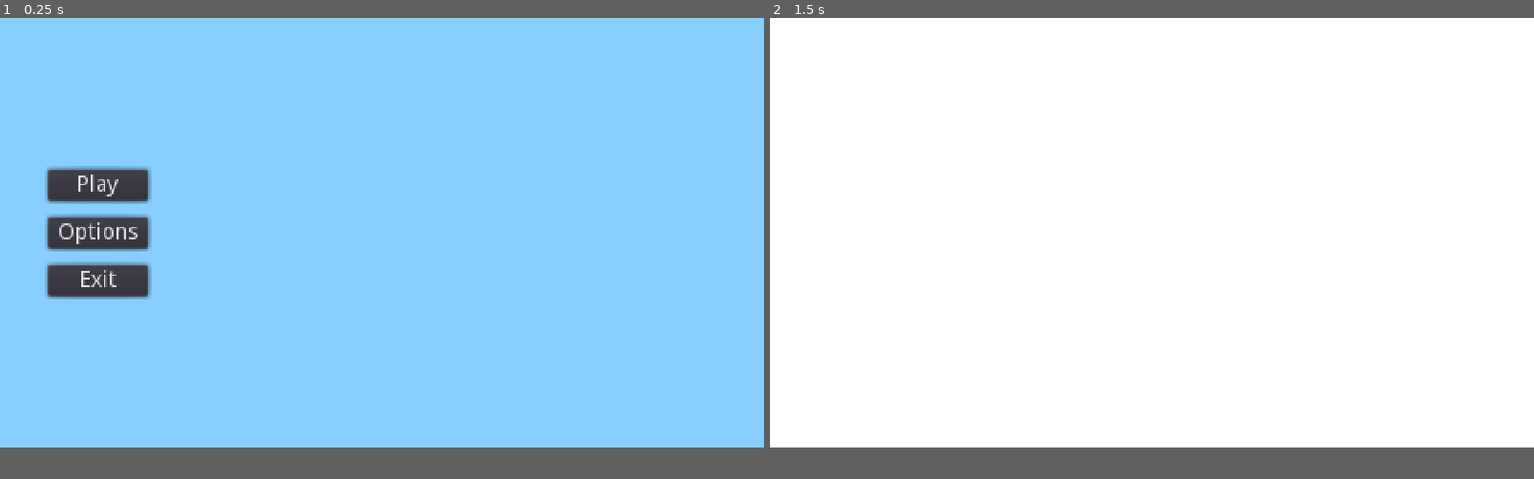
Above: before the commit, frames 1-2 (left to right).
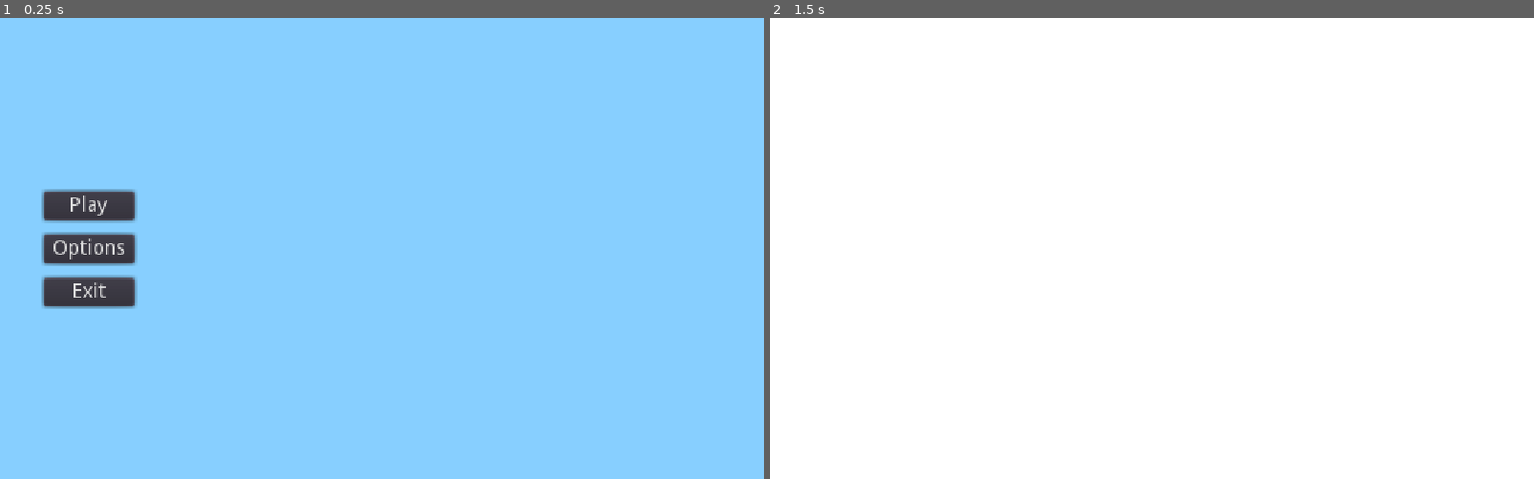
Above: after the commit, the same moments.

Repository: Lemonbrush/ProjectX
Game: Godot game, scene res://UI/GameMenu/GameMenu.tscn
The game is run twice, just before and just after one commit, with the same random seed, the same clock (stepped at 60 frames per second) and the same inputs.
Inputs (mouse positions are in pixels of both pictures, inside the frame that each line leads up to):
- Up to frame 1 (0.25 s): no input
- Up to frame 2 (1.5 s): click "Play" at 0.5 s; tap Enter at 1.25 s; move the mouse to (1320, 211) at 1.27 s; hold D (right) from 1.28 s (still down); hold W (jump) from 1.28 s (still down)
In our replay, the window is 800x450 before the commit and 800x483 after it. These sizes can differ from the game's own. Grey fills any space a smaller window leaves; there, only what the larger window draws over its background counts as a difference.

The runs differ from the first frame. In frame 1, 3.4% of the frame differs, in the area x 5-20%, y 32-64%; in frame 2, only the window size differs.

Commit message:
add background clouds

Diff:
--- a/Levels/Demo_world/DemoWorld.tscn
+++ b/Levels/Demo_world/DemoWorld.tscn
@@ -14,6 +14,7 @@
 [ext_resource path="res://Levels/Demo_world/LoveGate/Gates.tscn" type="PackedScene" id=12]
 [ext_resource path="res://Assets/Decorations/Resources/dancing_flowers.tres" type="Texture" id=13]
 [ext_resource path="res://Assets/BackgroundGradients/BackgroundGradient1.png" type="Texture" id=14]
+[ext_resource path="res://Scenes/Clouds.tscn" type="PackedScene" id=15]
 
 [sub_resource type="Animation" id=35]
 resource_name = "Gate_opening_cut_scene"
@@ -143,7 +144,7 @@
 extents = Vector2( 7, 7 )
 
 [sub_resource type="RectangleShape2D" id=15]
-extents = Vector2( 7.5, 41 )
+extents = Vector2( 7.5, 39 )
 
 [sub_resource type="RectangleShape2D" id=18]
 extents = Vector2( 10, 58.5 )
@@ -590,18 +591,6 @@
 [node name="WorldEnvironment" type="WorldEnvironment" parent="."]
 environment = SubResource( 30 )
 
-[node name="ParallaxBackground" type="ParallaxBackground" parent="."]
-scroll_limit_end = Vector2( 0, 270 )
-
-[node name="ParallaxLayer" type="ParallaxLayer" parent="ParallaxBackground"]
-motion_mirroring = Vector2( 480, 0 )
-
-[node name="Sprite" type="Sprite" parent="ParallaxBackground/ParallaxLayer"]
-position = Vector2( 0, -1 )
-scale = Vector2( 0.5, 0.483 )
-texture = ExtResource( 14 )
-centered = false
-
 [node name="Camera2D" type="Camera2D" parent="."]
 pause_mode = 2
 position = Vector2( -413, -12 )
@@ -612,6 +601,20 @@
 script = ExtResource( 7 )
 backgroundColor = Color( 0.6, 0.776471, 0.909804, 1 )
 
+[node name="Clouds" parent="Camera2D" instance=ExtResource( 15 )]
+position = Vector2( -2, -19 )
+
+[node name="ParallaxBackground" type="ParallaxBackground" parent="."]
+scroll_limit_end = Vector2( 0, 320 )
+
+[node name="ParallaxLayer" type="ParallaxLayer" parent="ParallaxBackground"]
+motion_mirroring = Vector2( 530, 0 )
+
+[node name="Sprite" type="Sprite" parent="ParallaxBackground/ParallaxLayer"]
+scale = Vector2( 0.573, 0.568384 )
+texture = ExtResource( 14 )
+centered = false
+
 [node name="Gates" parent="." groups=["gates"] instance=ExtResource( 12 )]
 pause_mode = 2
 position = Vector2( -1, -27 )
@@ -903,7 +906,7 @@
 collision_mask = 7
 
 [node name="CollisionShape2D" type="CollisionShape2D" parent="Ladders/Ladder2/Area2D"]
-position = Vector2( -0.5, -10.5 )
+position = Vector2( -0.5, -8.5 )
 shape = SubResource( 15 )
 one_way_collision = true
 
@@ -959,16 +962,16 @@
 [node name="Lighting" type="Node" parent="."]
 
 [node name="Light2D" type="Light2D" parent="Lighting"]
-position = Vector2( -8.50002, -621.995 )
-scale = Vector2( 0.449742, 0.319631 )
+position = Vector2( -26.5, -621.995 )
+scale = Vector2( 0.40335, 0.319631 )
 texture = ExtResource( 3 )
 color = Color( 1, 1, 1, 0.431373 )
 energy = 0.7
 mode = 2
 
 [node name="Light2D2" type="Light2D" parent="Lighting"]
-position = Vector2( -19.1251, 37.8756 )
-scale = Vector2( 1.52287, 0.518896 )
+position = Vector2( -21.1258, 0.375595 )
+scale = Vector2( 1.52803, 0.356909 )
 texture = ExtResource( 3 )
 color = Color( 1, 1, 1, 0.431373 )
 energy = 0.57
--- /dev/null
+++ b/Scenes/Clouds.tscn
@@ -0,0 +1,54 @@
+[gd_scene load_steps=9 format=2]
+
+[ext_resource path="res://Assets/Clouds/CloudsTransparentBottom.png" type="Texture" id=1]
+
+[sub_resource type="CanvasItemMaterial" id=1]
+particles_animation = true
+particles_anim_h_frames = 4
+particles_anim_v_frames = 1
+particles_anim_loop = false
+
+[sub_resource type="CurveTexture" id=2]
+
+[sub_resource type="Gradient" id=3]
+offsets = PoolRealArray( 0, 0.00285307, 0.248217, 0.774608, 0.997147, 1 )
+colors = PoolColorArray( 1, 1, 1, 0, 1, 1, 1, 0, 1, 1, 1, 1, 1, 1, 1, 1, 1, 1, 1, 0.239024, 1, 1, 1, 0 )
+
+[sub_resource type="GradientTexture" id=4]
+gradient = SubResource( 3 )
+
+[sub_resource type="Curve" id=6]
+_data = [ Vector2( 0, 0.840033 ), 0.0, 0.0, 0, 0, Vector2( 0.103806, 1 ), 0.0, 0.0, 0, 0, Vector2( 1, 0.571868 ), 0.0, 0.0, 0, 0 ]
+
+[sub_resource type="CurveTexture" id=7]
+curve = SubResource( 6 )
+
+[sub_resource type="ParticlesMaterial" id=5]
+emission_shape = 2
+emission_box_extents = Vector3( 1000, 1000, 1 )
+flag_disable_z = true
+spread = 0.0
+gravity = Vector3( 0, 0, 0 )
+initial_velocity = 10.0
+initial_velocity_random = 0.5
+orbit_velocity = 0.0
+orbit_velocity_random = 0.0
+scale_curve = SubResource( 7 )
+color_ramp = SubResource( 4 )
+anim_offset = 1.0
+anim_offset_random = 1.0
+anim_offset_curve = SubResource( 2 )
+
+[node name="Clouds" type="Node2D"]
+
+[node name="Particles2D" type="Particles2D" parent="."]
+self_modulate = Color( 1, 1, 1, 0.784314 )
+show_behind_parent = true
+material = SubResource( 1 )
+amount = 70
+lifetime = 60.0
+preprocess = 10.0
+randomness = 1.0
+local_coords = false
+process_material = SubResource( 5 )
+texture = ExtResource( 1 )
--- a/WorldObjects/Camera/Camera2D.gd
+++ b/WorldObjects/Camera/Camera2D.gd
@@ -23,5 +23,6 @@
 	if (nodes.size() > 0):
 		var node = nodes[0]
 		targetPosition = node.global_position
+		targetPosition.y -= 25
 		return true
 	return false
--- a/project.godot
+++ b/project.godot
@@ -49,8 +49,8 @@
 
 [display]
 
-window/size/width=480
-window/size/height=270
+window/size/width=530
+window/size/height=320
 window/size/test_width=1920
 window/size/test_height=1080
 window/stretch/mode="viewport"
Binary file added: Assets/Clouds/Clouds.png
Not shown, added: Assets/Clouds/Clouds.png.import
Binary file added: Assets/Clouds/CloudsTransparentBottom.png
Not shown, added: Assets/Clouds/CloudsTransparentBottom.png.import
Not shown: 1 places in Levels/Demo_world/DemoWorld.tscn that only renumber resources
